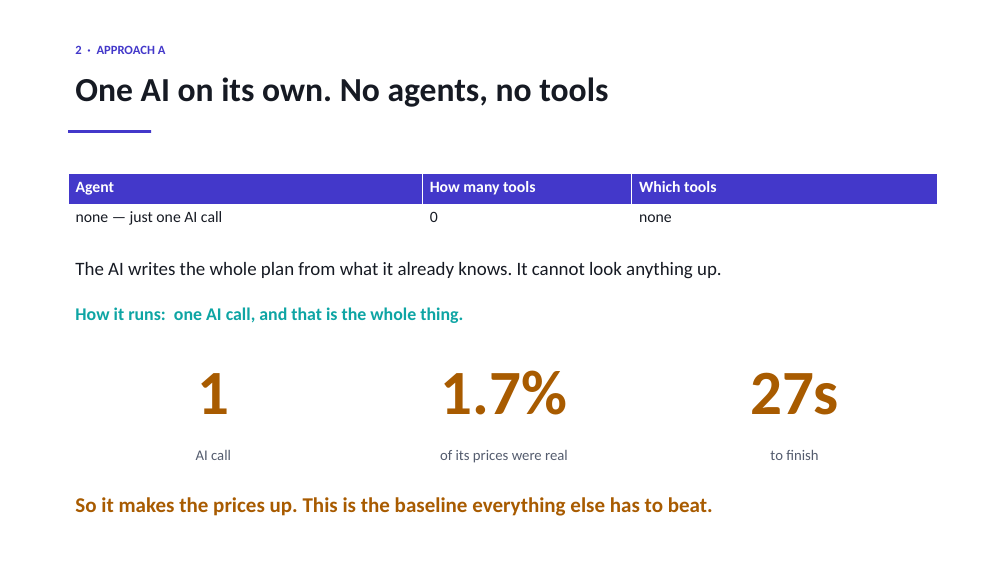
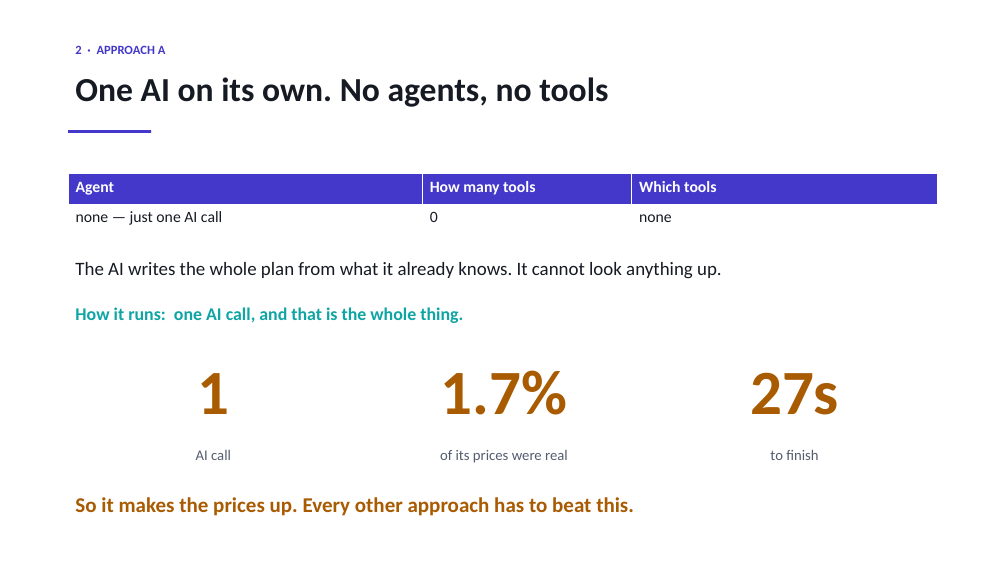
Before and after one commit to sherali143/Trip-Planner, a slide deck: slide 3 of submission/CMP7200_Viva_Presentation.pptx. Drawn at 1008x567 pixels with LibreOffice and Linux fonts; fonts in the diff are those of the drawing. Boxes give left, top, right and bottom in pixels: in the first picture for what was removed or moved away, otherwise in the second. Text is boxed around its words. In the diff, an @@ line names an element or a change of style, - is before the commit and + after.

Commit message:
Plainer wording on the viva slides
Sixteen explaining lines rewritten in commoner words and shorter sentences.
"one at a time" for "one after another. Nothing overlaps", "The two overlap"
for "their ranges overlap", "the free APIs ran out" for "because of the free
API limits". Nothing structural changed: the same nine slides, the same
tables, the same tool names and the same measured numbers.

These lines are read aloud from the front of a room, which is the test they
were failing.

```diff
--- a/submission/CMP7200_Viva_Presentation.pptx
+++ b/submission/CMP7200_Viva_Presentation.pptx
@@ text at box(75, 497, 634, 516): text changed @@
-So it makes the prices up. This is the baseline everything else has to beat.
+So it makes the prices up. Every other approach has to beat this.
```
Also in this commit, not shown: 7 other slides changed, 1 other file.
